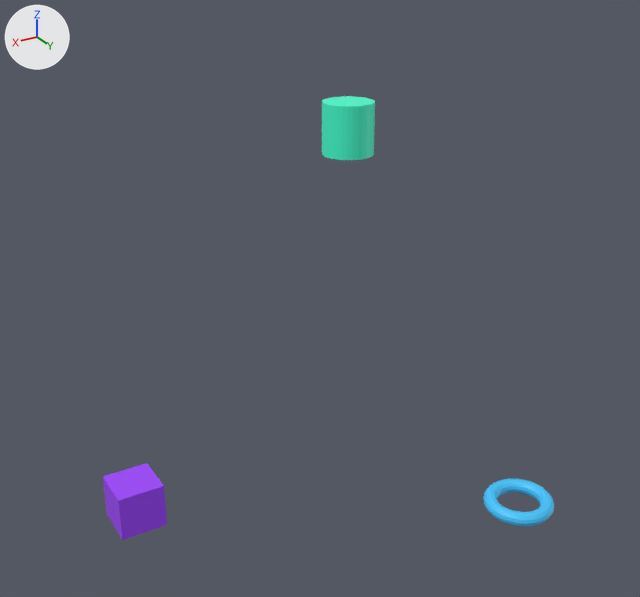
Before and after pictures for a commit that changed the Blender file CustomNodesSample.blend.
Camera for both pictures: a 50 mm lens placed at (736.0, 1149.0, 719.0), pointed at (233.0, 311.0, 301.0). The axes (+X, +Y, +Z) are drawn at upper left. The lights are the same throughout.
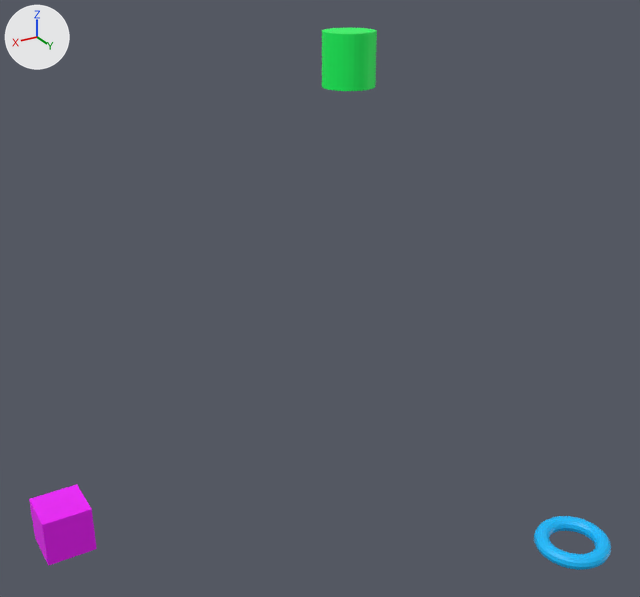
What differs and where, as boxes (x1, y1, x2, y2) in the pictures (640 x 597 px):
```json
{"object": "Cube", "change": "recoloured, moved", "before": [103, 463, 167, 540], "after": [29, 484, 97, 566]}
{"object": "Cylinder", "change": "recoloured, moved", "before": [322, 96, 375, 160], "after": [322, 28, 377, 91]}
{"object": "Torus", "change": "moved", "before": [483, 479, 554, 526], "after": [534, 516, 611, 570]}
```

The change, as JSON lines over the scene's bpy script:
```json
{"op": "set", "path": "mat_material_cube.base_color", "old": "(0.348, 0.0559, 1.0)", "new": "(0.891, 0.0, 1.0)", "note": "purple #9f43ff -> pink #f200ff"}
{"op": "set", "path": "mat_material_cylinder.base_color", "old": "(0.0559, 1.0, 0.63)", "new": "(0.0, 1.0, 0.108)", "note": "cyan #43ffd0 -> green #00ff5c"}
{"op": "set", "path": "ob_cube.location", "old": "(440.0, 173.0, 0.0)", "new": "(537.0, 173.0, 0.0)"}
{"op": "set", "path": "ob_cylinder.location", "old": "(43.0, 73.0, 440.0)", "new": "(43.0, 73.0, 537.0)"}
{"op": "set", "path": "ob_torus.location", "old": "(0.0, 440.0, 0.0)", "new": "(0.0, 537.0, 0.0)"}
```
